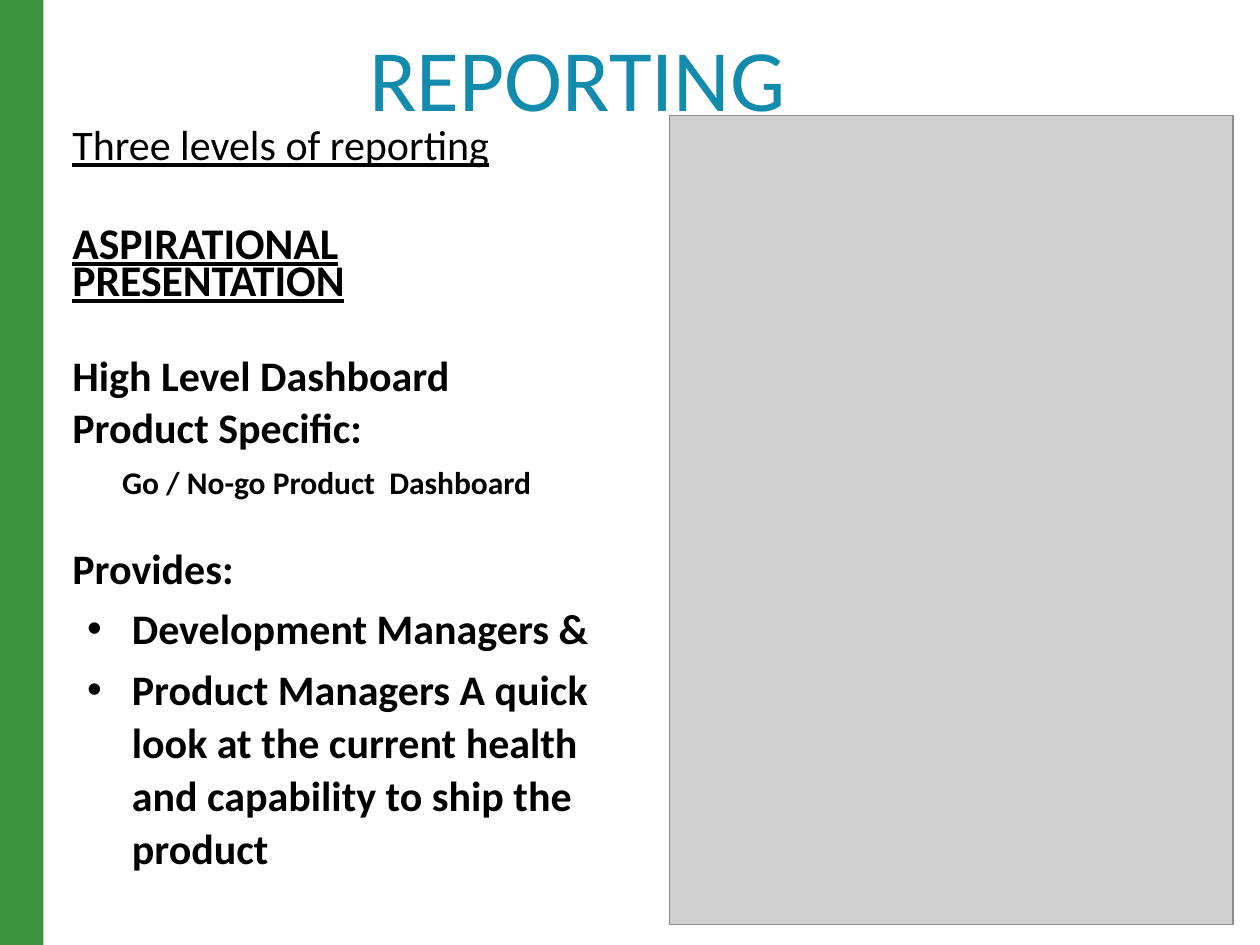
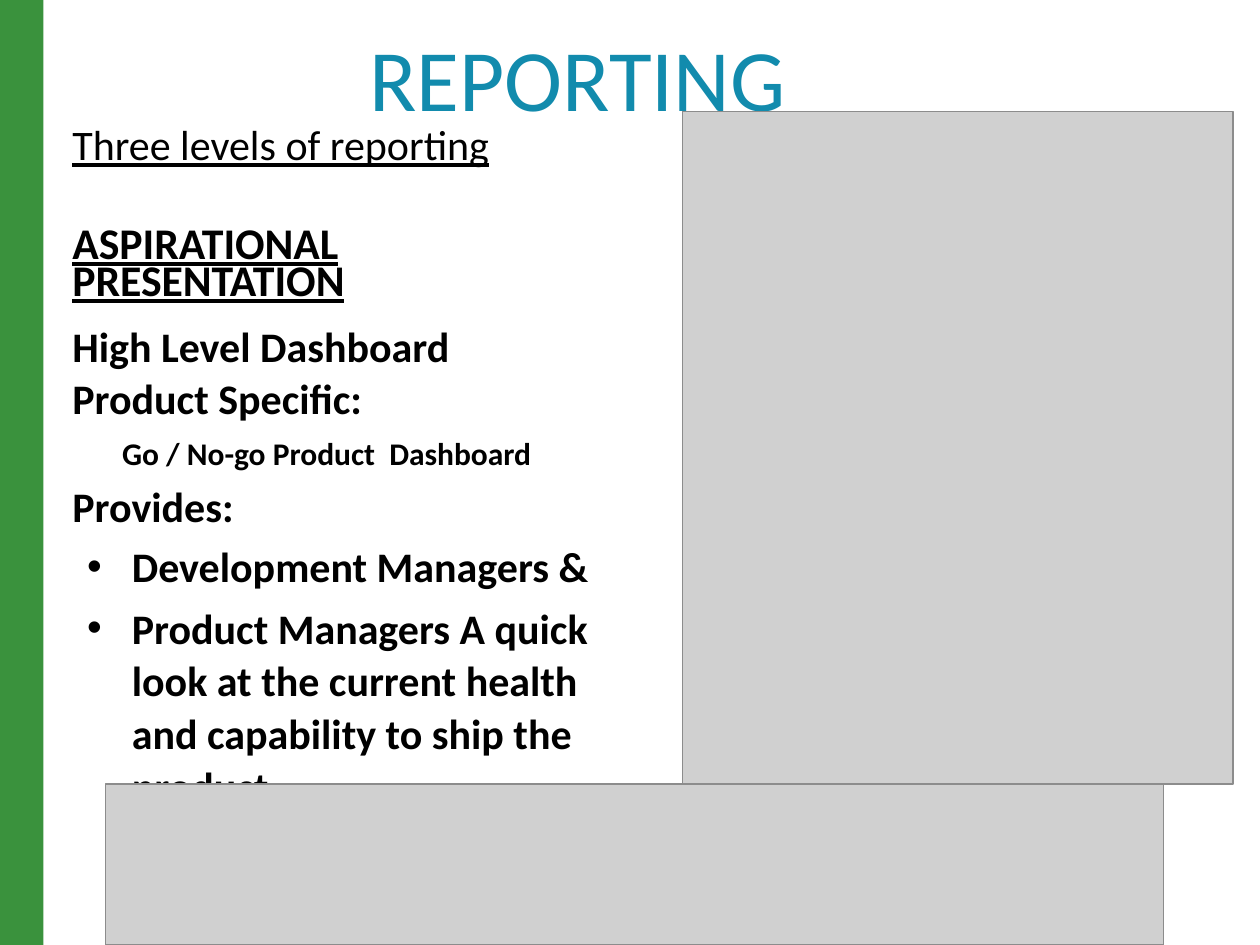
Before and after one commit to raghav9329/mainProf, a slide deck: slide 13 of CurrentWork_Delta/CX_StrategyPowerPoint.pptx. Drawn at 1260x945 pixels with LibreOffice and Linux fonts; fonts in the diff are those of the drawing; grey boxes stand for pictures. Boxes give left, top, right and bottom in pixels: in the first picture for what was removed or moved away, otherwise in the second. Text is boxed around its words. In the diff, an @@ line names an element or a change of style, - is before the commit and + after.

```diff
--- a/CurrentWork_Delta/CX_StrategyPowerPoint.pptx
+++ b/CurrentWork_Delta/CX_StrategyPowerPoint.pptx
@@ picture resized from (x1=669, y1=115, x2=1232, y2=925) to (x1=683, y1=112, x2=1234, y2=785) @@
@@ text "Three levels of reporting" rewrapped from (x1=72, y1=130, x2=588, y2=871) to (x1=72, y1=130, x2=588, y2=756) @@
@@ picture added at (x1=106, y1=784, x2=1164, y2=945) @@
```
Also in this commit, not shown: 10 other slides changed, 5 other files.
